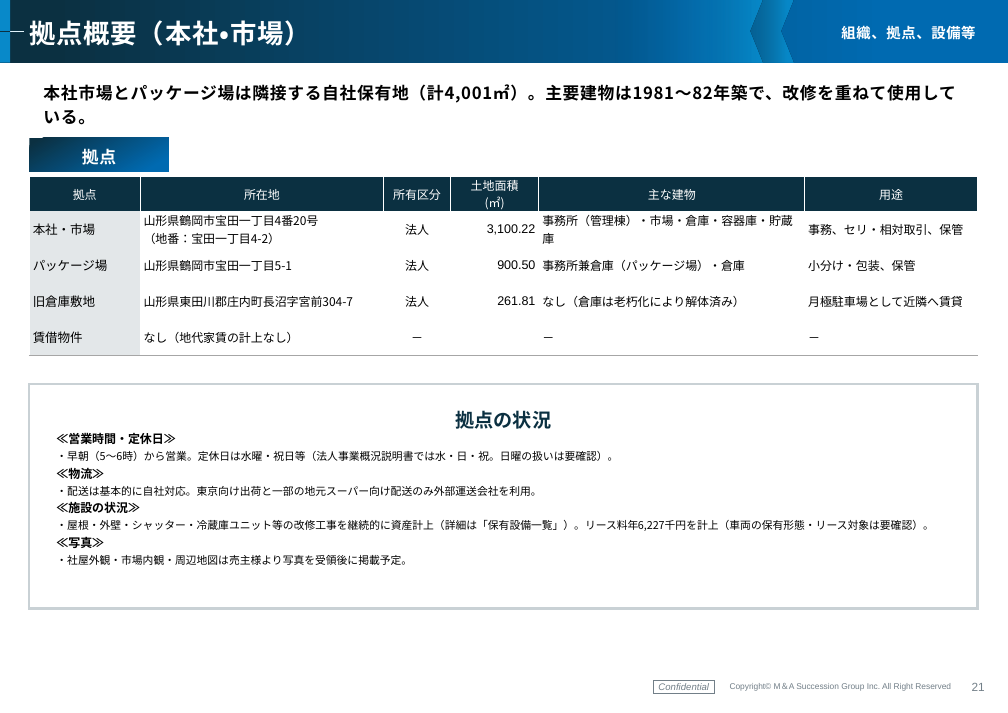
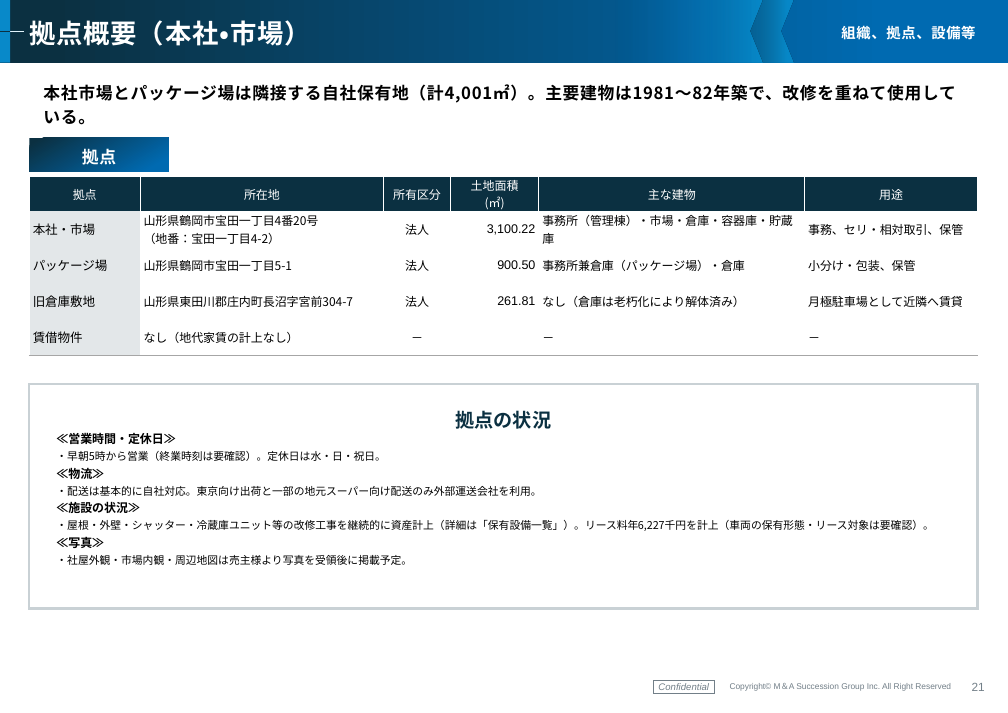
Before and after one commit to keisuketagaito/github-1st, a slide deck: slide 22 of 株式会社鶴岡中央青果/企業概要書_鶴岡中央青果_261019.pptx. Drawn at 1008x713 pixels with LibreOffice and Linux fonts; fonts in the diff are those of the drawing; background and template pictures are left out. Boxes give left, top, right and bottom in pixels: in the first picture for what was removed or moved away, otherwise in the second. Text is boxed around its words. In the diff, an @@ line names an element or a change of style, - is before the commit and + after.

```diff
--- a/株式会社鶴岡中央青果/企業概要書_鶴岡中央青果_261019.pptx
+++ b/株式会社鶴岡中央青果/企業概要書_鶴岡中央青果_261019.pptx
@@ text at (56, 451, 386, 461): text changed @@
-・早朝（5〜6時）から営業。定休日は水曜・祝日等（法人事業概況説明書では水・日・祝。日曜の扱いは要確認）。
+・早朝5時から営業（終業時刻は要確認）。定休日は水・日・祝日。
```
Also in this commit, not shown: 1 other slide changed, 2 other files.
